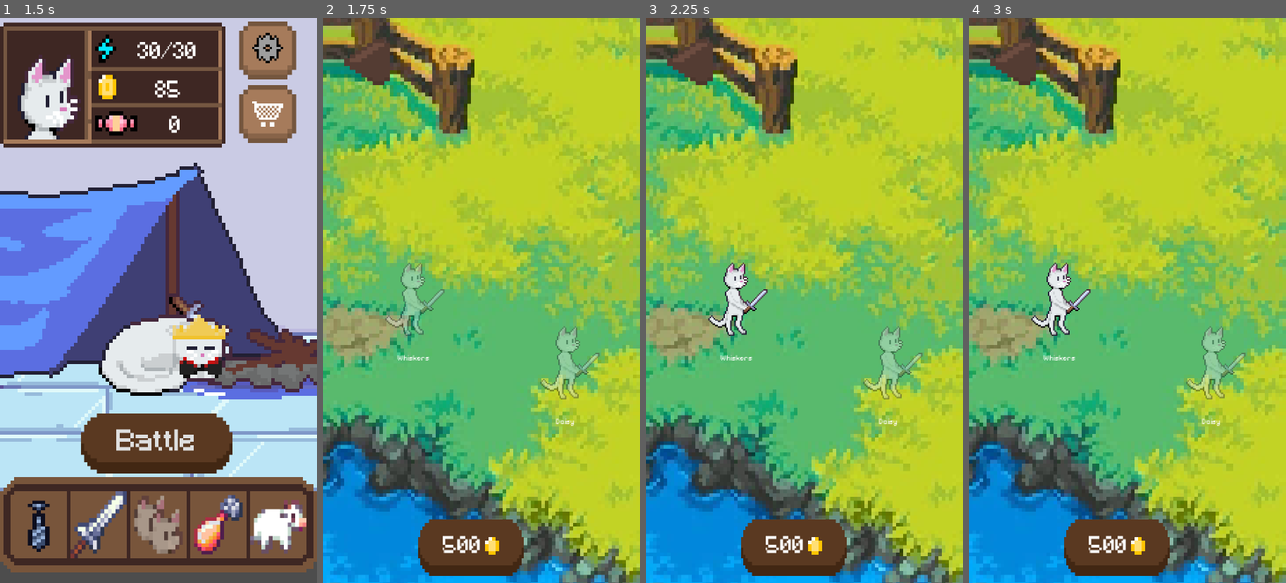
Above: before the commit, frames 1-4 (left to right).
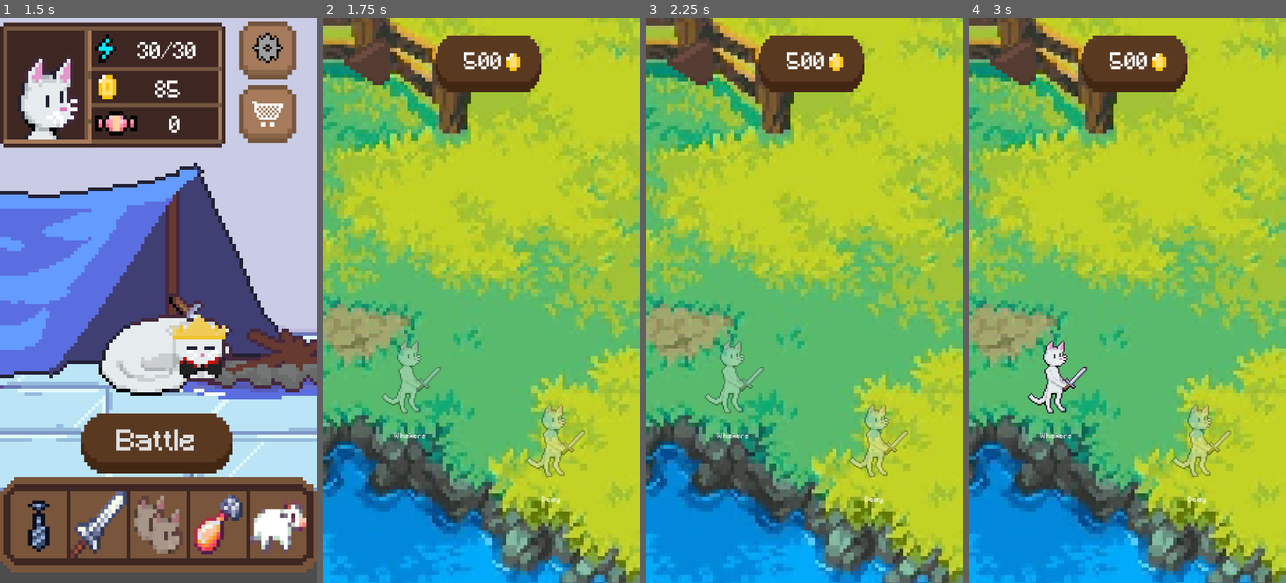
Above: after the commit, the same moments.

Repository: Maksim3l/PixelCats-Go
Game: Godot game, scene res://screens/title_screen.tscn
Same seed, same stepped clock (60 frames per second), same inputs: the game is played once before the commit and once after it. Sound files missing from this copy of the repository are replaced by a short silence.
Inputs (mouse positions are in pixels of both pictures, inside the frame that each line leads up to):
- Up to frame 1 (1.5 s): click (155, 311) at 0.5 s; click (158, 526) at 1.25 s
- Up to frame 2 (1.75 s): no input
- Up to frame 3 (2.25 s): click (734, 294) at 2.02 s
- Up to frame 4 (3 s): click (1057, 373) at 2.77 s

Frame 1 is identical in both runs. In frame 2, 9.7% of the frame differs, in the area x 18-88%, y 3-99%; in frame 3, 9.7%; in frame 4, 9.8%.

Commit message:
Temporary fix for choose cat screen

Diff:
--- a/screens/choose_cat.tscn
+++ b/screens/choose_cat.tscn
@@ -86,10 +86,10 @@
 pitch_scale = 0.66
 
 [node name="ContinueButton" type="Button" parent="Organizer"]
-offset_left = 27.0
-offset_top = 142.0
-offset_right = 57.0
-offset_bottom = 158.0
+offset_left = 32.0
+offset_top = 5.0
+offset_right = 62.0
+offset_bottom = 21.0
 theme = SubResource("Theme_xaho0")
 theme_override_fonts/font = ExtResource("21_46iwk")
 theme_override_font_sizes/font_size = 5
@@ -100,9 +100,9 @@
 
 [node name="price" type="Label" parent="Organizer/ContinueButton"]
 layout_mode = 0
-offset_left = 7.0
+offset_left = 8.0
 offset_top = 5.0
-offset_right = 18.0
+offset_right = 19.0
 offset_bottom = 12.0
 theme = SubResource("Theme_yinns")
 theme_override_fonts/font = ExtResource("21_46iwk")
@@ -125,8 +125,9 @@
 
 [node name="CatList2" type="HBoxContainer" parent="Organizer"]
 offset_left = -1.0
-offset_right = 92.0
-offset_bottom = 164.0
+offset_top = 22.0
+offset_right = 88.0
+offset_bottom = 151.0
 
 [node name="Camera2D" type="Camera2D" parent="."]
 position = Vector2(2, 0)
